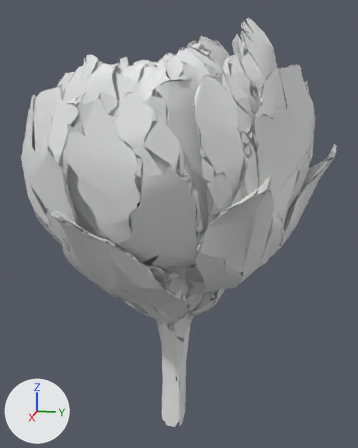
The glTF model assets/models/peony_bud.glb as it was, and as the next commit left it.
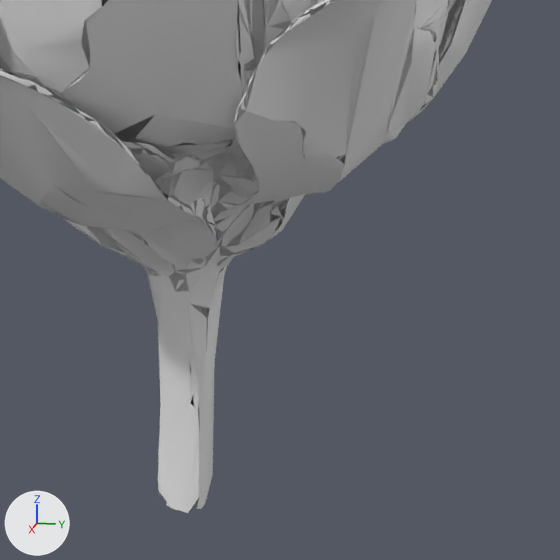
Each version appears first whole from a 50 mm camera at (1.146, 0.247, 0.826) aimed at (-0.012, 0.015, 0.537), and next in a close-up on the part from 26% to 94% of the width and 46% to 100% of the height. Every picture has the same lights, and +X, +Y and +Z are marked at lower left. The older version's two pictures come first. Materials are left out; every surface is plain grey. Where no turn or scale is listed for an object, it has been applied to the vertices. Vertices at exactly the same position are counted once.

Names of what the first close-up shows: 'peony_bud'.
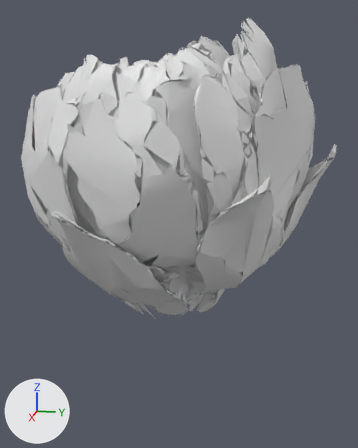
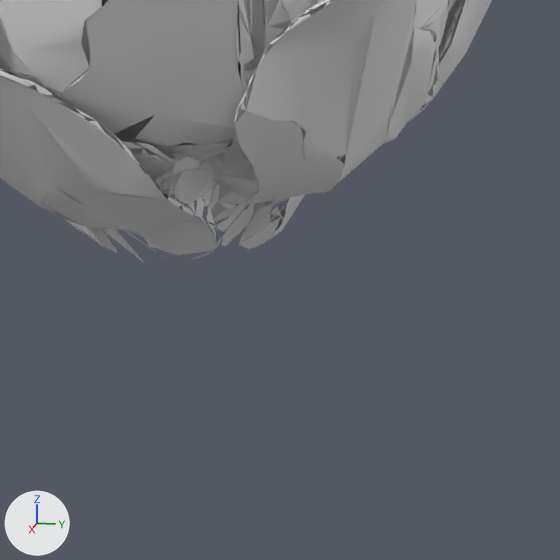
Edits to the scene script, one JSON object a line:
```json
{"block": "me_mesh_0", "where": "# used by ob_peony_bud; location = (0.0, 0.0, 0.0)"}
{"op": "remove", "block": "me_mesh_0", "code": "me_mesh_0.from_pydata(...)  # 33451 vertices, 25442 faces; spans x -0.361..0.361, y -0.371..0.371, z 0.0..1.0"}
{"op": "add", "block": "me_mesh_0", "code": "me_mesh_0.from_pydata(...)  # 33124 vertices, 25119 faces; spans x -0.361..0.361, y -0.371..0.371, z 0.301..1.0"}
{"block": "me_mesh_0", "change": "me_mesh_0 part 1: 321 vertices removed from x -0.078..0.085, y -0.083..0.075, z 0.0..0.339"}
{"block": "me_mesh_0", "change": "other edits to the shape of me_mesh_0 do not show in these pictures"}
```

Pixel boxes (x1, y1, x2, y2) of what changed, in the close-ups (560 x 560 px):
```json
{"object": "peony_bud", "change": "reshaped", "before": [0, 0, 492, 513], "after": [0, 0, 492, 263]}
{"part": 1, "of": "me_mesh_0", "change": "deleted", "before": [90, 200, 284, 513]}
```
